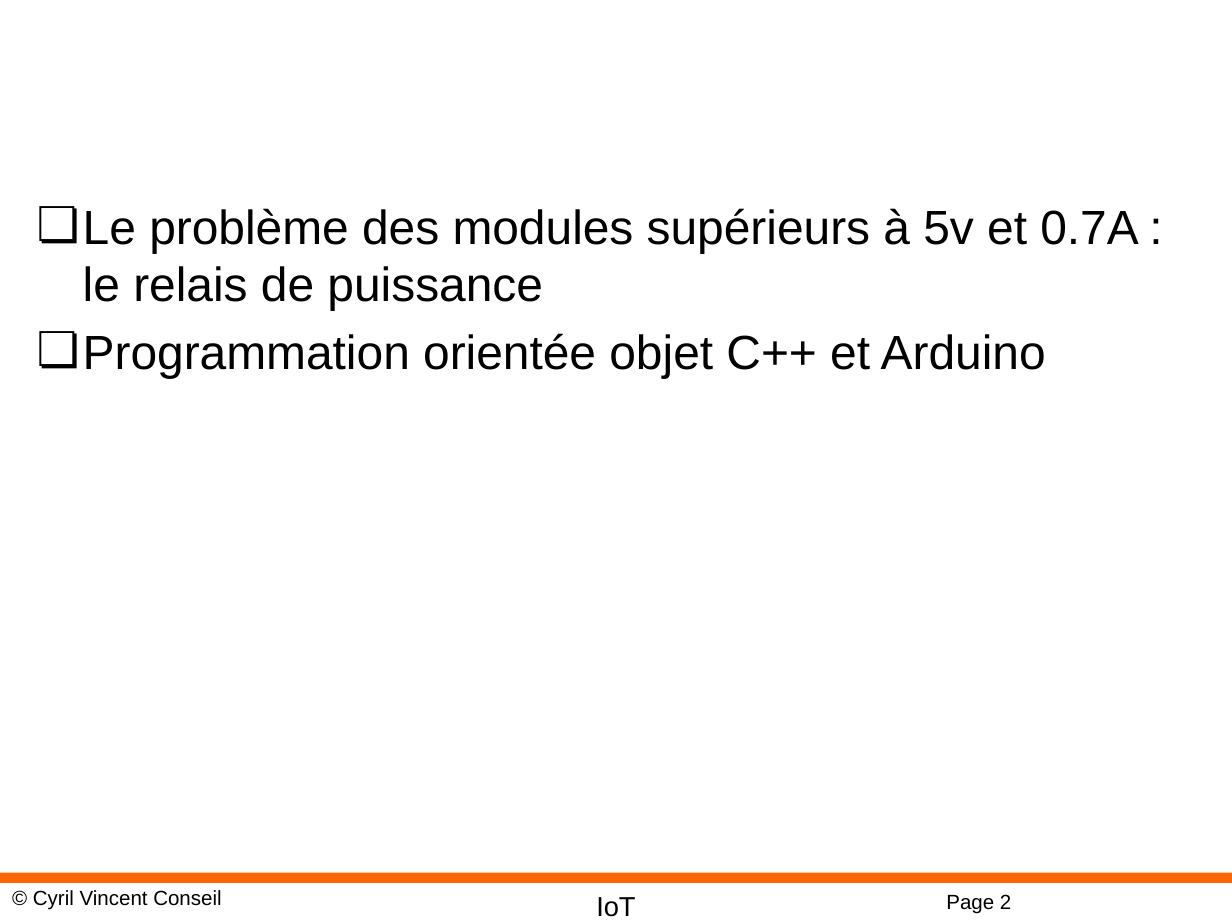
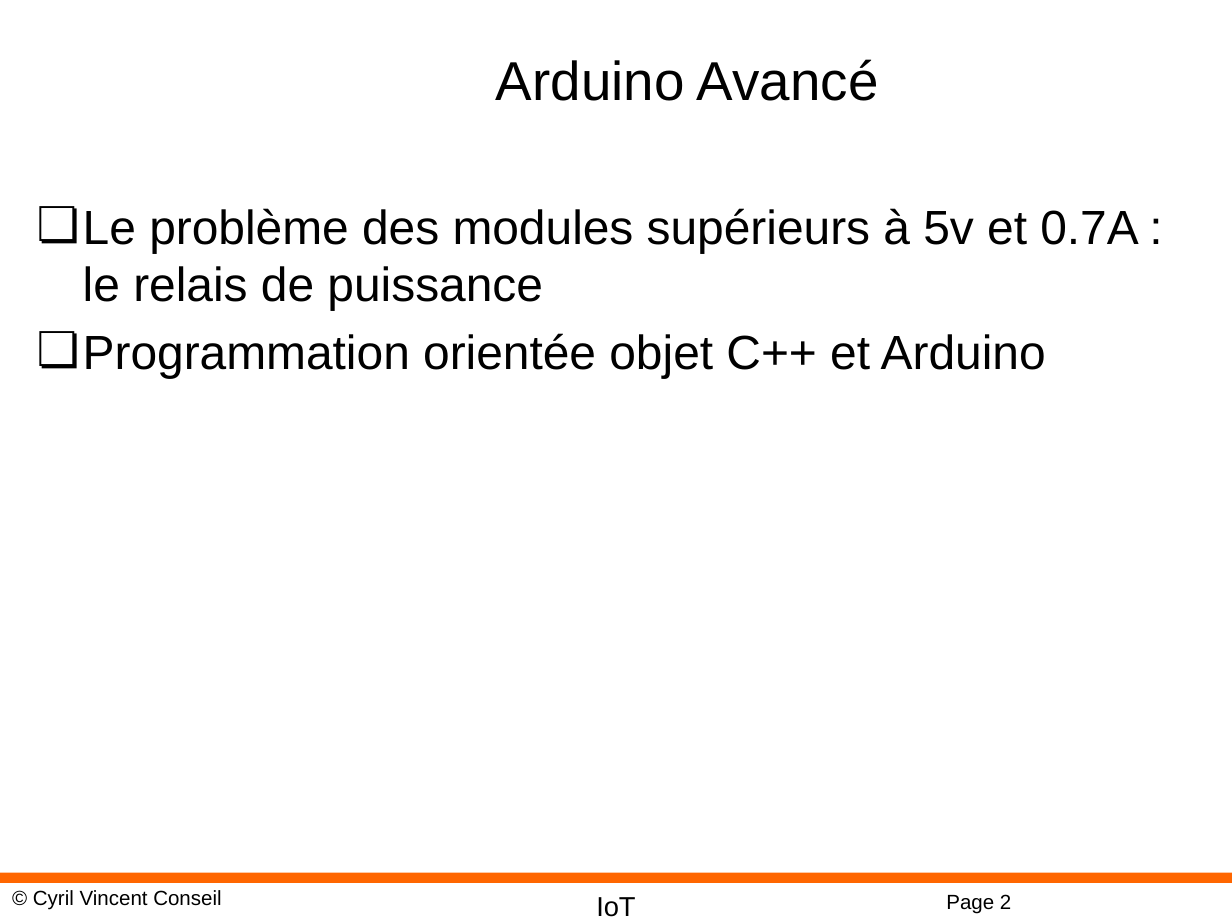
Before and after one commit to cyrilvincent/IoT, a slide deck: slide 2 of ppt/IoT13-ArduinoAdvanced.pptx. Drawn at 1232x924 pixels with LibreOffice and Linux fonts; fonts in the diff are those of the drawing; background and template pictures are left out. Boxes give left, top, right and bottom in pixels: in the first picture for what was removed or moved away, otherwise in the second. Text is boxed around its words. In the diff, an @@ line names an element or a change of style, - is before the commit and + after.

```diff
--- a/ppt/IoT13-ArduinoAdvanced.pptx
+++ b/ppt/IoT13-ArduinoAdvanced.pptx
@@ title added at [496,59,879,101], 32 pt, text #000000 @@
+Arduino Avancé
```
Also in this commit, not shown: 7 other files.
